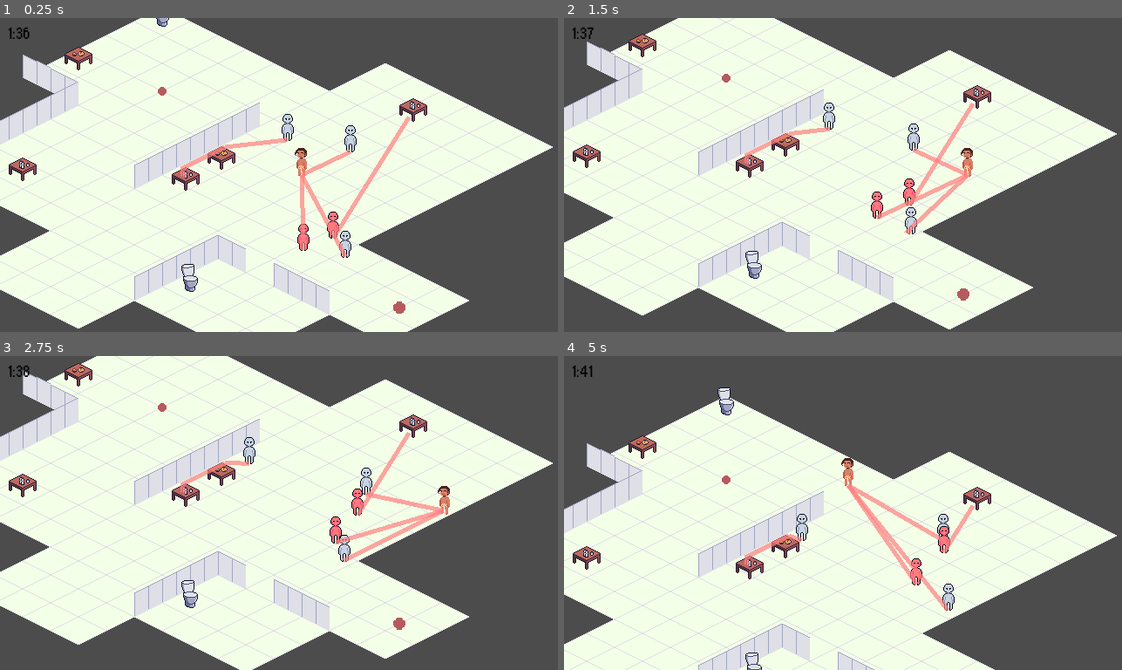
Above: before the commit, frames 1-4 (two rows, left to right).
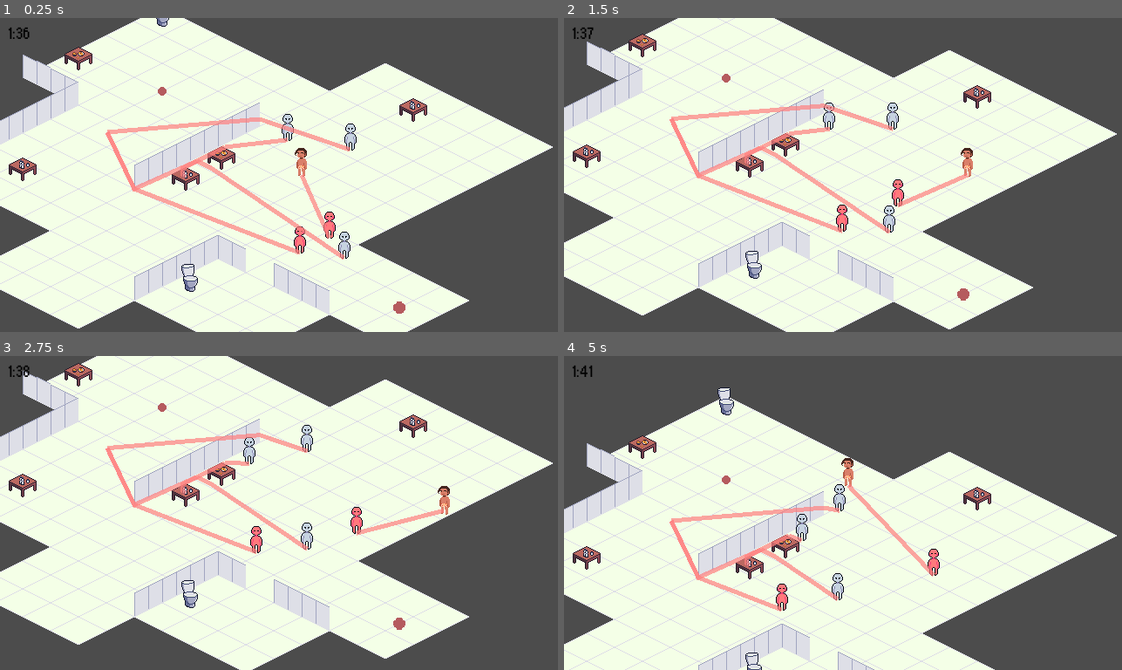
Above: after the commit, the same moments.

Repository: Boffl/language-game-prototype
Game: Godot game, scene res://Party.tscn
The game is run twice, just before and just after one commit, with the same random seed, the same clock (stepped at 60 frames per second) and the same inputs.
Inputs:
- Up to frame 1 (0.25 s): no input
- Up to frame 2 (1.5 s): tap Enter (ui_accept) at 0.5, 0.77 s; hold Right (ui_right) 0.53-1.28 s; hold Down (ui_down) from 1.28 s (still down)
- Up to frame 3 (2.75 s): tap Enter (ui_accept) at 1.52 s; release Down (ui_down) at 2.03 s; hold Right (ui_right) from 2.03 s (still down)
- Up to frame 4 (5 s): release Right (ui_right) at 2.78 s; hold Up (ui_up) 2.78-3.53 s; tap Enter (ui_accept) at 3.02, 3.77, 4.52 s; hold Left (ui_left) from 3.53 s (still down)

The runs differ from the first frame. In frame 1, 3.0% of the frame differs, in the area x 18-74%, y 31-77%; in frame 2, 3.4%, in the area x 18-74%, y 26-70%; in frame 3, 3.3%; in frame 4, 3.3%.

Commit message:
Bug fix: Dance floor added & action rewards adjusted

Diff:
--- a/Party.tscn
+++ b/Party.tscn
@@ -16,6 +16,7 @@
 [ext_resource path="res://Objects/Furniture/FoodTable.tscn" type="PackedScene" id=14]
 [ext_resource path="res://Pathfinding/Pathfinding.gd" type="Script" id=15]
 [ext_resource path="res://Objects/Furniture/ExitBeacon.tscn" type="PackedScene" id=16]
+[ext_resource path="res://Objects/Furniture/DanceFloor.tscn" type="PackedScene" id=17]
 
 [sub_resource type="TileSet" id=2]
 0/name = "Basic_Floor_Tile.png 0"
@@ -302,6 +303,9 @@
 [node name="Toilet" parent="YSort/Furniture" instance=ExtResource( 12 )]
 position = Vector2( 288, 256 )
 
+[node name="DanceFloor" parent="YSort/Furniture" instance=ExtResource( 17 )]
+position = Vector2( 193, 79 )
+
 [node name="WaterTable" parent="YSort/Furniture" instance=ExtResource( 13 )]
 position = Vector2( 544, 52 )
 
--- a/PartyGuest/Actions/all_actions.gd
+++ b/PartyGuest/Actions/all_actions.gd
@@ -34,7 +34,7 @@
 	for action in actions:
 		#print("%s %s" %[action.action_name, action.heuristic(guest)])
 		if action.prerequisite(guest):
-			dim_return = ((10 - guest.past_actions.slice(0,10).count(talk)) / 10)
+			dim_return = ((5 - guest.past_actions.slice(0,5).count(action.action_name)) / 5)
 			reward = action.heuristic(guest) * dim_return #diminishing return, the more a guest performs an action the less fun it is
 			#print(stepify(action_heuristic,0.01),"\t", action.action_name)
 			rewards_actions.append("%s: %s" %[action.action_name, reward])
@@ -42,36 +42,32 @@
 				best_r = reward
 				best_a = action
 	talk_to_all(guest)
-	#print("Best action: ", best_a.past_actions)
-	#return best_a
 	guest.past_actions.append(best_a.action_name)
-
-	#best_a.effect(guest)
-	#print(guest.guest_name, "\t", guest.past_actions.slice(0,20))
-	#print(guest.prompt)
 	best_a.prompt_add(guest)
 	guest.prompt_update()
 
 	#Debug stuff
-	#print(rewards_actions)
-	#print(guest.guest_name, ":\t",guest.past_actions)
+	print(rewards_actions)
+	print(guest.guest_name, ":\t",guest.past_actions)
 	return best_a
 
 
 func talk_to_all(guest):
 	for other_guest in guest.like_other_guests():
-		var guest_sim = cosine_sim(guest.attr_vec, other_guest.attr_vec)
-		reward = 0#(guest_sim*0.1 + talk.heuristic(guest, other_guest)) * ((10 - guest.past_actions.slice(0,10).count(talk)) / 10) #diminishing return, the more a guest performs an action the less fun it is
-		rewards_actions.append("%s: %s" %[talk.action_name, reward])
-		if reward > best_r:
-			best_r = reward
-			best_a = talk
+		if guest != other_guest:
+			var guest_sim = cosine_sim(guest.attr_vec, other_guest.attr_vec)
+			#print("guest_sim:", guest_sim)
+			reward = (guest_sim*0.1 + talk.heuristic(guest, other_guest)) * ((5 - guest.past_actions.slice(0,5).count(talk.action_name)) / 5) #diminishing return, the more a guest performs an action the less fun it is
+			rewards_actions.append("%s: %s" %[talk.action_name, reward])
+			if reward > best_r:
+				best_r = reward
+				best_a = talk
 
 func vec_len(vec):
 	"""Calculate vector length. Vector should be in format: [x, y, z,...]"""
 	var res = 0
 	for dim in vec:
-		res += dim
+		res += pow(dim,2)
 	return sqrt(res)
 
 func dot_prod(vec1, vec2):
--- a/PartyGuest/PartyGuest.gd
+++ b/PartyGuest/PartyGuest.gd
@@ -159,10 +159,10 @@
 			# wander()
 
 	# UPDATING STATS
-	hunger += 0.000001
-	thirst += 0.000001
+	hunger += 0.00001
+	thirst += 0.00001
 	intoxication -= 0.00001
-	tiredness += 0.00001
+	tiredness += 0.0001
 	bored += 0.00001
 	need_to_pee += 0.00001
 
@@ -470,7 +470,7 @@
 	like_other_guest = {}
 	like_to_dance = rng.randf_range(0,1)
 	character = rng.randf_range(0,1)
-	attr_vec = [like_to_dance, like_to_drink, like_to_play, age, sociability, intoxication]
+	attr_vec = [like_to_dance, like_to_drink, like_to_play, age, sociability, rng.randf_range(-10,10)]
 
 func like_other_guests():
 	return get_tree().get_nodes_in_group("bots")
@@ -506,7 +506,6 @@
 	file.open("res://data/adjectives.res", File.READ)
 	var adjectives = str2var(file.get_as_text())
 	file.close()
-	#print("sociability", adjectives["sociability"])
 	prompt = "%s was at a party with some friends. The party was hosted by %s. "  %[guest_name, host_name]
 	prompt += "%s was a %s person. " %[guest_name, map_to_index(adjectives["sociability"], sociability)]
 	prompt += "Most people said that %s was %s, and usually %s." % [guest_name, map_to_index(adjectives["character"], character), map_to_index(adjectives["aggression"], aggression)]
Not shown: 1 places in Party.tscn that only renumber resources
